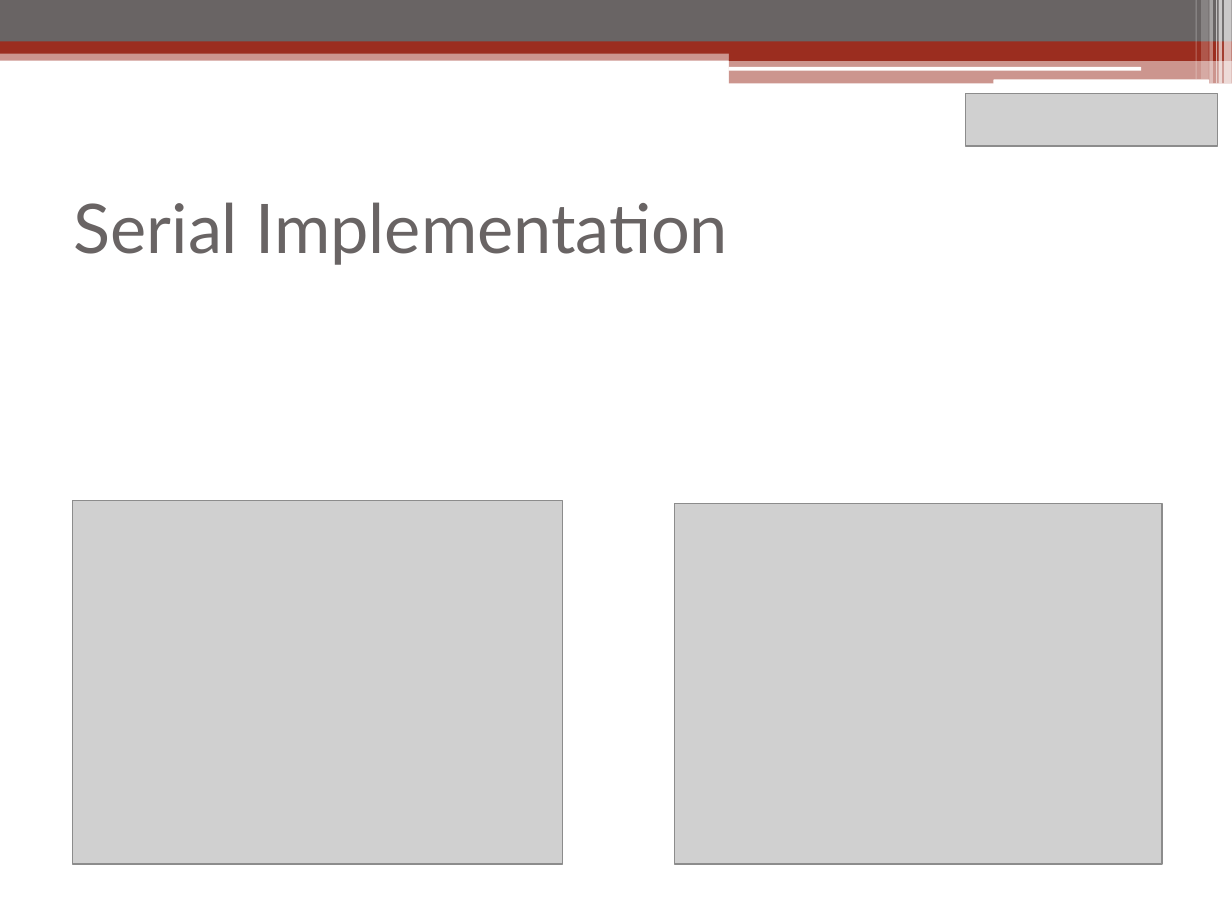
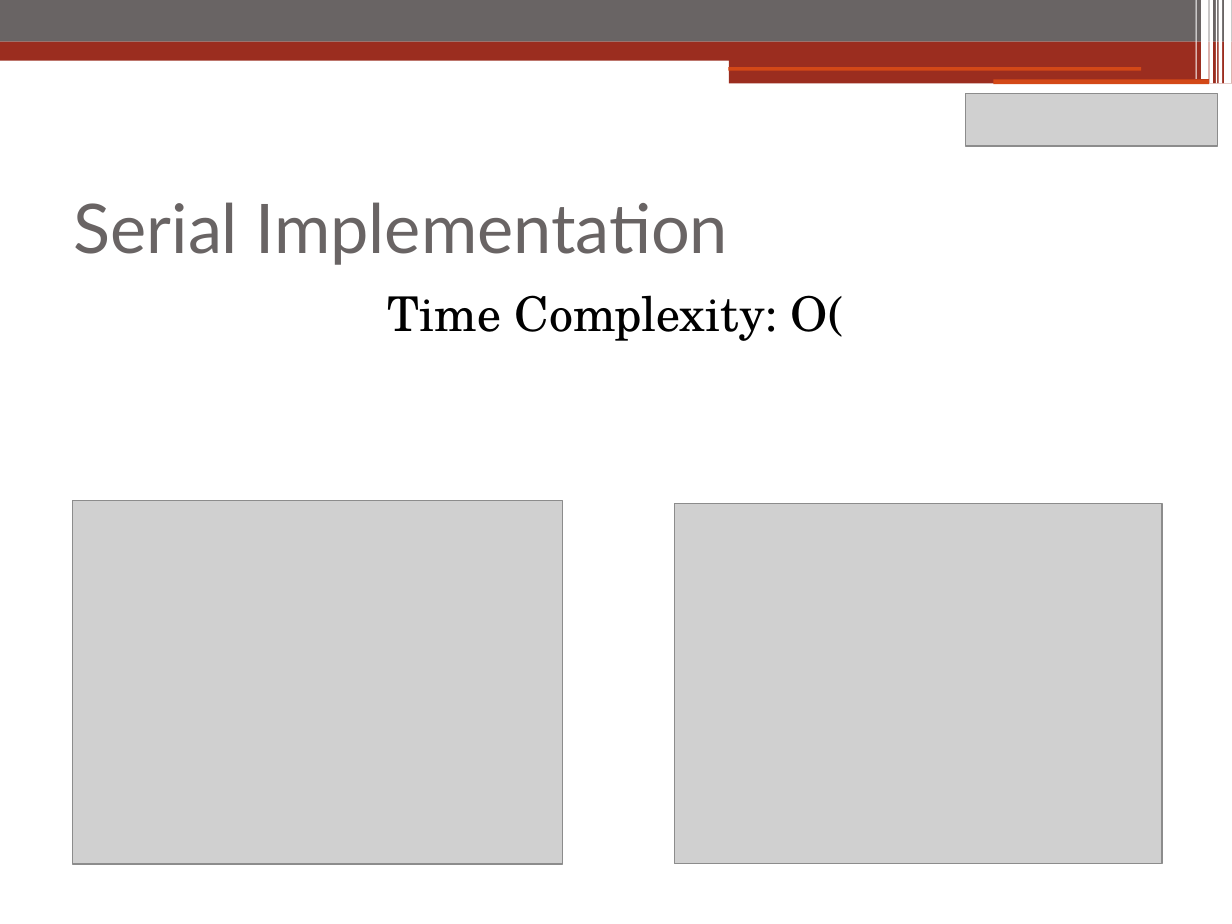
Before and after one commit to Schec/K2-in-Parallel, a slide deck: slide 3 of CS205_Presentation.pptx. Drawn at 1232x924 pixels with LibreOffice and Linux fonts; fonts in the diff are those of the drawing; grey boxes stand for pictures. Boxes give left, top, right and bottom in pixels: in the first picture for what was removed or moved away, otherwise in the second. Text is boxed around its words. In the diff, an @@ line names an element or a change of style, - is before the commit and + after.

```diff
--- a/CS205_Presentation.pptx
+++ b/CS205_Presentation.pptx
@@ rectangle at box(1195, 0, 1196, 79): fill #FFFFFF at 30% opacity to #FFFFFF @@
@@ rectangle at box(1201, 0, 1209, 79): fill #FFFFFF at 20% opacity to #FFFFFF @@
@@ rectangle at box(1210, 0, 1214, 84): fill #FFFFFF at 40% opacity to #FFFFFF @@
@@ rectangle at box(1216, 0, 1217, 84): fill #FFFFFF at 60% opacity to #FFFFFF @@
@@ rectangle at box(1218, 0, 1222, 84): fill #FFFFFF at 65% opacity to #FFFFFF @@
@@ rectangle at box(1225, 0, 1232, 84): fill #FFFFFF at 65% opacity to #FFFFFF @@
@@ rectangle at box(0, 49, 1232, 60): fill #9B2D1F at 50% opacity to #9B2D1F @@
@@ rectangle at box(729, 48, 1232, 60): mirrored @@
@@ rectangle at box(729, 59, 1232, 84): fill #9B2D1F at 50% opacity to #9B2D1F; mirrored @@
@@ rounded rectangle removed at box(728, 67, 1141, 70) @@
@@ rectangle added at box(728, 67, 1141, 70), fill #D34817 @@
@@ rounded rectangle removed at box(993, 79, 1209, 84) @@
@@ rectangle added at box(993, 79, 1209, 84), fill #D34817 @@
@@ text added at box(388, 295, 844, 341), 28 pt, text #000000 @@
+Time Complexity: O(
```
Also in this commit, not shown: 10 other slides changed.
